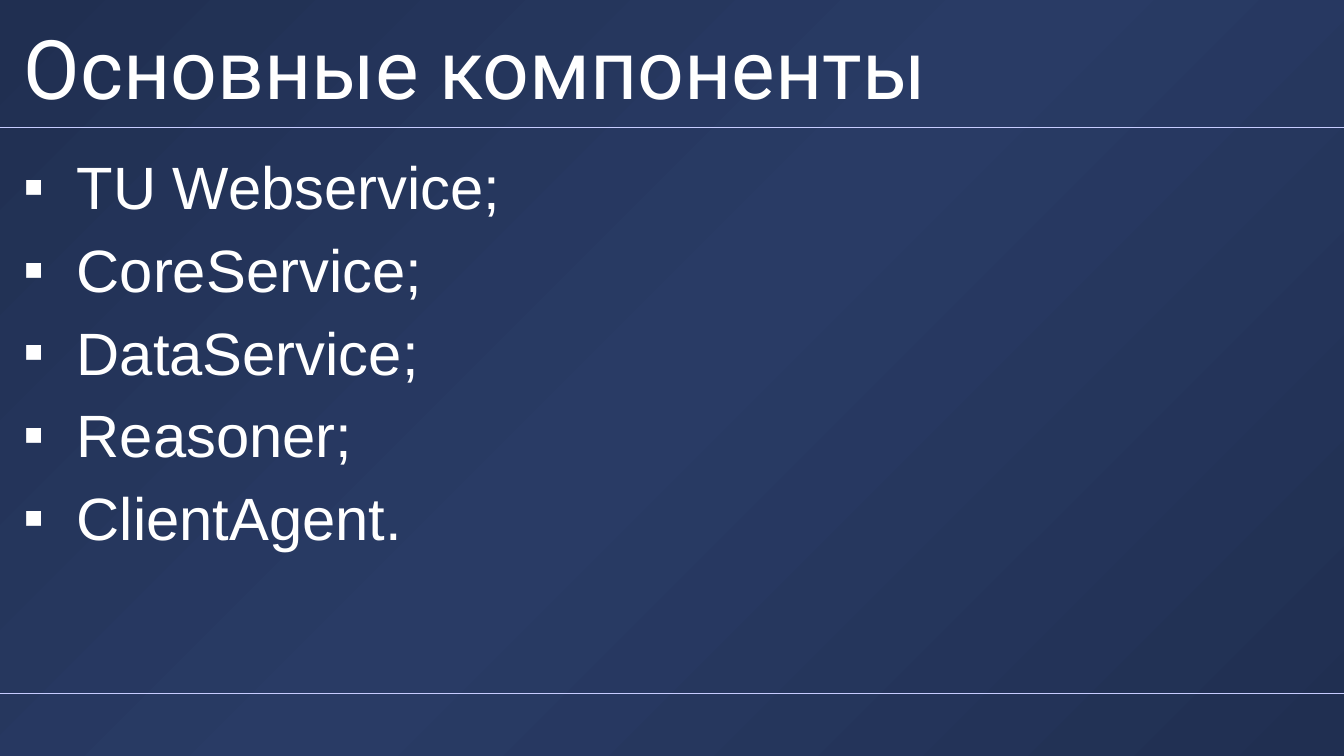
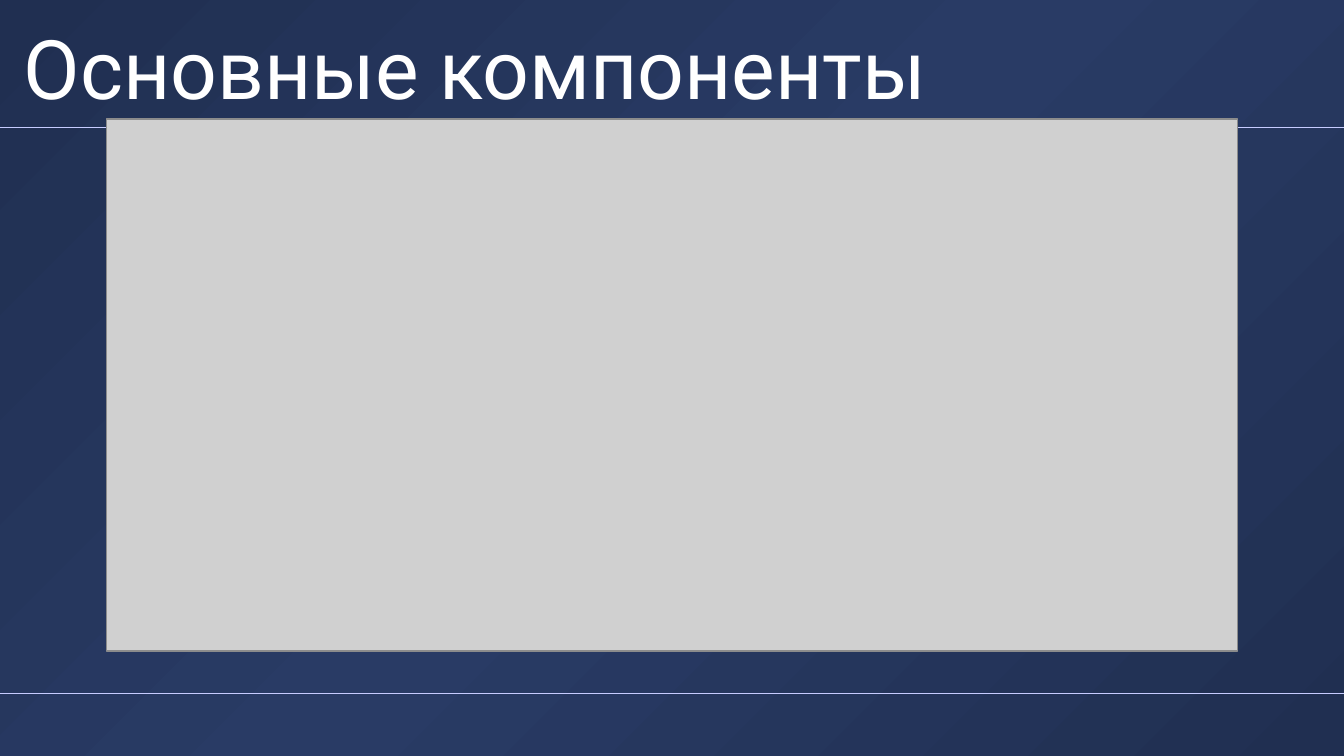
Before and after one commit to alexander-toschev/alexander-toschev, a slide deck: slide 30 of Disser/Presentation/DUBNAPresentationX-short.pptx (slide 35 before the commit). Drawn at 1344x756 pixels with LibreOffice and Linux fonts; fonts in the diff are those of the drawing; grey boxes stand for pictures; background and template pictures are left out. Boxes give left, top, right and bottom in pixels: in the first picture for what was removed or moved away, otherwise in the second. Text is boxed around its words. In the diff, an @@ line names an element or a change of style, - is before the commit and + after.

Commit message:
Presentation update

```diff
--- a/Disser/Presentation/DUBNAPresentationX-short.pptx
+++ b/Disser/Presentation/DUBNAPresentationX-short.pptx
@@ picture added at [106,120,1238,652] @@
@@ text removed at [77,165,501,552] @@
-▪ TU Webservice;
-▪ CoreService;
-▪ DataService;
-▪ Reasoner;
-▪ ClientAgent.
```
Also in this commit, not shown: 3 other slides changed, 7 slides added, 6 slides removed.
